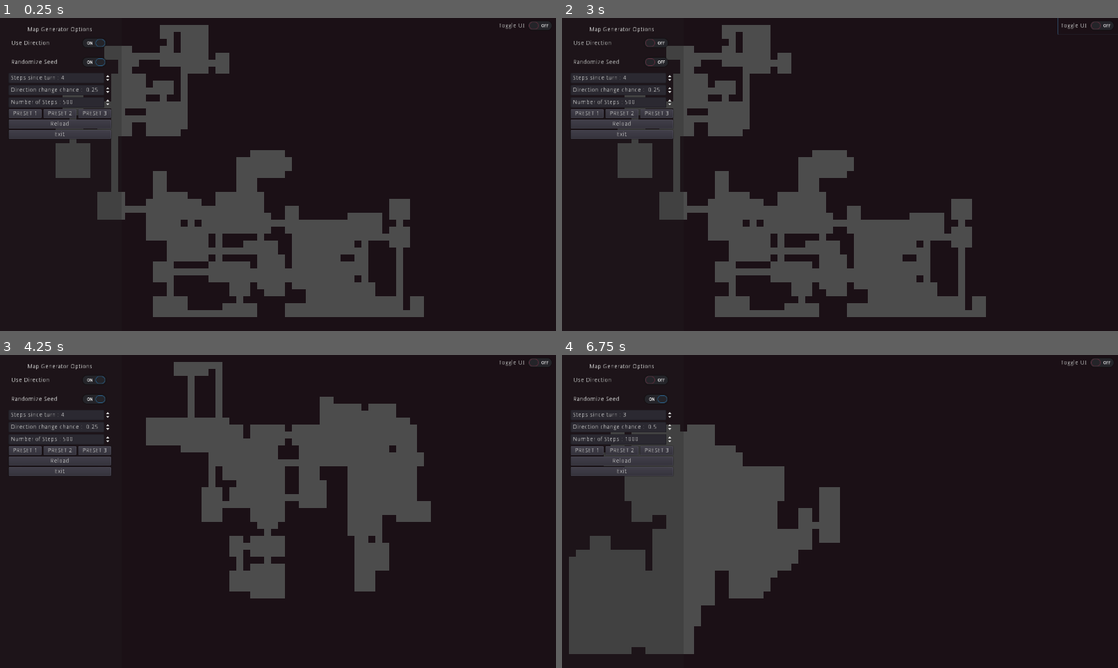
Above: before the commit, frames 1-4 (two rows, left to right).
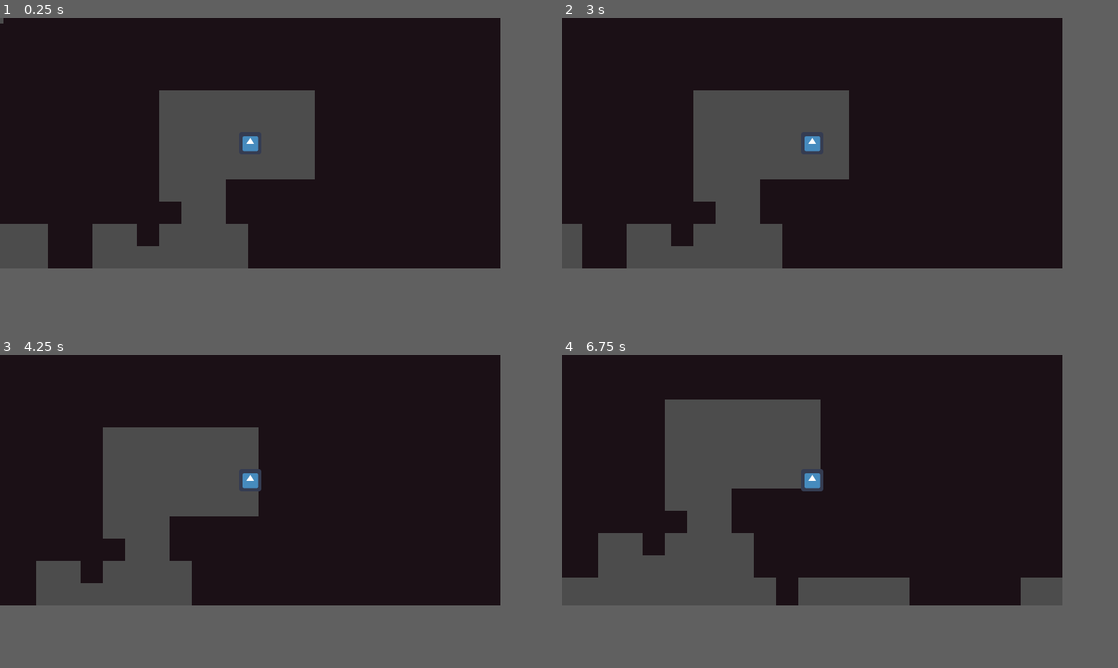
Above: after the commit, the same moments.

Repository: KantikPotatoe/Godot-Map-Generator
Game: Godot game, scene res://Generator/World.tscn
The game is run twice, just before and just after one commit, with the same random seed, the same clock (stepped at 60 frames per second) and the same inputs. The engine's default icon, where the game draws it, is replaced by a stand-in: a white triangle on a blue panel in a dark square.
Inputs (mouse positions are in pixels of both pictures, inside the frame that each line leads up to):
- Up to frame 1 (0.25 s): no input
- Up to frame 2 (3 s): click (623, 43) at 0.5 s, where only the run before the commit has a clickable "Use Direction"; click (623, 61) at 1.25 s, where only the run before the commit has a clickable "Randomize Seed"; click (1090, 27) at 2 s, where only the run before the commit has a clickable "Toggle UI"; tap Enter at 2.75 s; hold Right (ui_right) from 2.78 s (still down)
- Up to frame 3 (4.25 s): release Right (ui_right) at 3.5 s; click (27, 452) at 3.5 s, where only the run before the commit has a clickable "PRESET 1"
- Up to frame 4 (6.75 s): click (623, 452) at 4.25 s, where only the run before the commit has a clickable "PRESET 2"; click (656, 452) at 5 s, where only the run before the commit has a clickable "PRESET 3"; click (623, 461) at 5.75 s, where only the run before the commit has a clickable "Reload"; tap Space at 6.5 s; hold Down (ui_down) from 6.53 s (still down)
In our replay, the window is 800x450 before the commit and 720x360 after it. These sizes can differ from the game's own. Grey fills any space a smaller window leaves; there, only what the larger window draws over its background counts as a difference.

The runs differ from the first frame. In frame 1, 29% of the frame differs, in the area x 0-99%, y 0-96%; in frame 2, 28%; in frame 3, 26%; in frame 4, 21%.

Commit message:
added camera and player + exit

Diff:
--- /dev/null
+++ b/Exit.gd
@@ -0,0 +1,6 @@
+extends Area2D
+
+signal leave_level
+
+func _on_Exit_body_entered(body):
+	emit_signal("leave_level")
--- /dev/null
+++ b/Exit.tscn
@@ -0,0 +1,21 @@
+[gd_scene load_steps=3 format=2]
+
+[ext_resource path="res://Exit.gd" type="Script" id=1]
+
+[sub_resource type="RectangleShape2D" id=1]
+extents = Vector2( 7, 7 )
+
+[node name="Exit" type="Area2D"]
+script = ExtResource( 1 )
+
+[node name="ColorRect" type="ColorRect" parent="."]
+margin_right = 16.0
+margin_bottom = 16.0
+__meta__ = {
+"_edit_use_anchors_": false
+}
+
+[node name="CollisionShape2D" type="CollisionShape2D" parent="."]
+position = Vector2( 8, 8 )
+shape = SubResource( 1 )
+[connection signal="body_entered" from="." to="." method="_on_Exit_body_entered"]
--- a/Generator/Walker.gd
+++ b/Generator/Walker.gd
@@ -16,6 +16,8 @@
 var changeDirectionChance = 0.25
 var useDirectionChange = true
 
+var rooms = []
+
 func _init(p_startingPosition, p_newBorder, p_maxStepsSinceTurn, p_changeDirectionChance, p_useDirectionChange):
 
 	assert(p_newBorder.has_point(p_startingPosition)) #check if starting point is inside borders
@@ -29,7 +31,7 @@
 
 
 func walk(steps):
-	createRoom(position)
+	place_room(position)
 	for step in steps:
 		if useDirectionChange:
 			if randf() <= changeDirectionChance and stepsSinceTurn >= maxStepsSinceTurn:
@@ -53,7 +55,7 @@
 		return false
 
 func changeDirection():
-	createRoom(position)
+	place_room(position)
 	stepsSinceTurn = 0
 	var directions = DIRECTIONS.duplicate()
 	directions.erase(direction)
@@ -63,11 +65,24 @@
 		direction = directions.pop_front()
 
 
-func createRoom(p_position):
+
+func create_room(position, size):
+	return {position = position, size = size}
+
+func place_room(p_position):
 	var size = Vector2(randi() % 4 + 2, randi() % 4 + 2)
 	var topLeftCorner = (p_position - size / 2).ceil()
+	rooms.append(create_room(position, size))
 	for y in size.y:
 		for x in size.x:
 			var newStep = topLeftCorner + Vector2(x,y)
 			if borders.has_point(newStep):
 				stepHistory.append(newStep)
+
+func generate_end_room():
+	var end_room = rooms.pop_front()
+	var starting_position = stepHistory.front()
+	for room in rooms:
+		if starting_position.distance_to(room.position) > starting_position.distance_to(end_room.position):
+			end_room = room
+	return end_room
--- a/Generator/World.tscn
+++ b/Generator/World.tscn
@@ -20,6 +20,9 @@
 points = PoolVector2Array( 0, 0, 16, 0, 16, 16, 0, 16 )
 
 [sub_resource type="ConvexPolygonShape2D" id=6]
+points = PoolVector2Array( 0, 0, 16, 0, 16, 16, 0, 16 )
+
+[sub_resource type="ConvexPolygonShape2D" id=9]
 points = PoolVector2Array( 0, 0, 16, 0, 16, 16, 0, 16 )
 
 [sub_resource type="TileSet" id=7]
@@ -79,6 +82,12 @@
 "one_way_margin": 1.0,
 "shape": SubResource( 6 ),
 "shape_transform": Transform2D( 1, 0, 0, 1, 0, 0 )
+}, {
+"autotile_coord": Vector2( 1, 8 ),
+"one_way": false,
+"one_way_margin": 1.0,
+"shape": SubResource( 9 ),
+"shape_transform": Transform2D( 1, 0, 0, 1, 0, 0 )
 } ]
 0/z_index = 0
 
--- a/Generator/WorldGenerator.gd
+++ b/Generator/WorldGenerator.gd
@@ -2,9 +2,13 @@
 
 var borders = Rect2(1, 1, 76, 42)
 
+const Player = preload("res://Player.tscn")
+const Exit = preload("res://Exit.tscn")
+
 
 
 onready var tileMap = $TileMap
+
 
 
 
@@ -13,6 +17,7 @@
 onready var useDirectionChange = Vars.useDirectionChange
 onready var numberOfSteps = Vars.numberOfSteps
 onready var randomizeSeed = Vars.randomizeSeed
+
 
 func _ready():
 
@@ -24,6 +29,16 @@
 func generateLevel():
 	var walker = Walker.new(Vector2(38,21), borders, maxStepsSinceTurn, changeDirectionChance, useDirectionChange)
 	var map = walker.walk(numberOfSteps)
+
+	var player = Player.instance()
+	add_child(player)
+	player.position = map.front() * 16
+
+	var exit = Exit.instance()
+	add_child(exit)
+	exit.position = walker.generate_end_room().position * 16
+	exit.connect("leave_level", self, "reloadLevel")
+
 	walker.queue_free()
 	for location in map:
 		tileMap.set_cellv(location, -1)
--- /dev/null
+++ b/Player.gd
@@ -0,0 +1,7 @@
+extends KinematicBody2D
+
+
+func _physics_process(delta):
+	var x_input = Input.get_action_strength("ui_right") - Input.get_action_strength("ui_left")
+	var y_input = Input.get_action_strength("ui_down") - Input.get_action_strength("ui_up")
+	move_and_slide(Vector2(x_input, y_input)*100)
--- /dev/null
+++ b/Player.tscn
@@ -0,0 +1,20 @@
+[gd_scene load_steps=4 format=2]
+
+[ext_resource path="res://icon.png" type="Texture" id=1]
+[ext_resource path="res://Player.gd" type="Script" id=2]
+
+[sub_resource type="CircleShape2D" id=1]
+radius = 6.0
+
+[node name="Player" type="KinematicBody2D"]
+script = ExtResource( 2 )
+
+[node name="Sprite" type="Sprite" parent="."]
+scale = Vector2( 0.25, 0.25 )
+texture = ExtResource( 1 )
+
+[node name="CollisionShape2D" type="CollisionShape2D" parent="."]
+shape = SubResource( 1 )
+
+[node name="Camera2D" type="Camera2D" parent="."]
+current = true
--- a/project.godot
+++ b/project.godot
@@ -31,9 +31,11 @@
 
 [display]
 
-window/size/width=1280
-window/size/height=720
+window/size/width=360
+window/size/height=180
 window/size/fullscreen=true
+window/size/test_width=1280
+window/size/test_height=720
 window/stretch/mode="2d"
 window/stretch/aspect="keep"
 
Not shown: 1 places in Generator/World.tscn that only renumber resources
